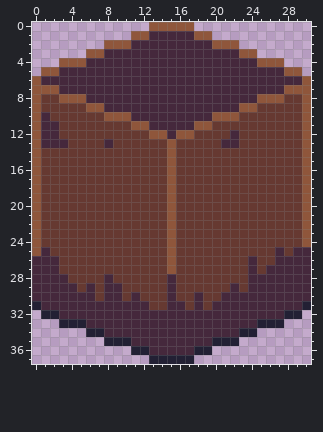
Pixel-art sprite: src/assets/Wall.png. Above is the file before it was changed.
The file is 31x38 pixels.
And afterwards:
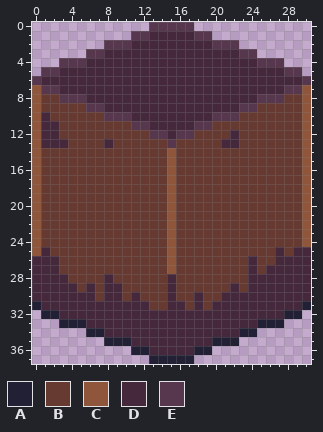
Palette (. is transparent): A #222034  B #663931  C #8f563b  D #45283c  E #57374d
Diff:
y 0: x 13..17 CCCCC -> EEEEE
y 1: x 11..12 CC -> EE; x 18..19 CC -> EE
y 2: x 8..10 CCC -> EEE; x 20..22 CCC -> EEE
y 3: x 6..7 CC -> EE; x 23..24 CC -> EE
y 4: x 3..5 CCC -> EEE; x 25..27 CCC -> EEE
y 5: x 1..2 CC -> EE; x 28..29 CC -> EE
y 6: x 0 C -> E; x 30 C -> E
y 7: x 1..2 CC -> EE; x 28..29 CC -> EE
y 8: x 3..5 CCC -> EEE; x 25..27 CCC -> EEE
y 9: x 6..7 CC -> EE; x 23..24 CC -> EE
y 10: x 8..10 CCC -> EEE; x 20..22 CCC -> EEE
y 11: x 11..12 CC -> EE; x 18..19 CC -> EE
y 12: x 13..14 CC -> EE; x 16..17 CC -> EE
y 13: x 15 C -> E
